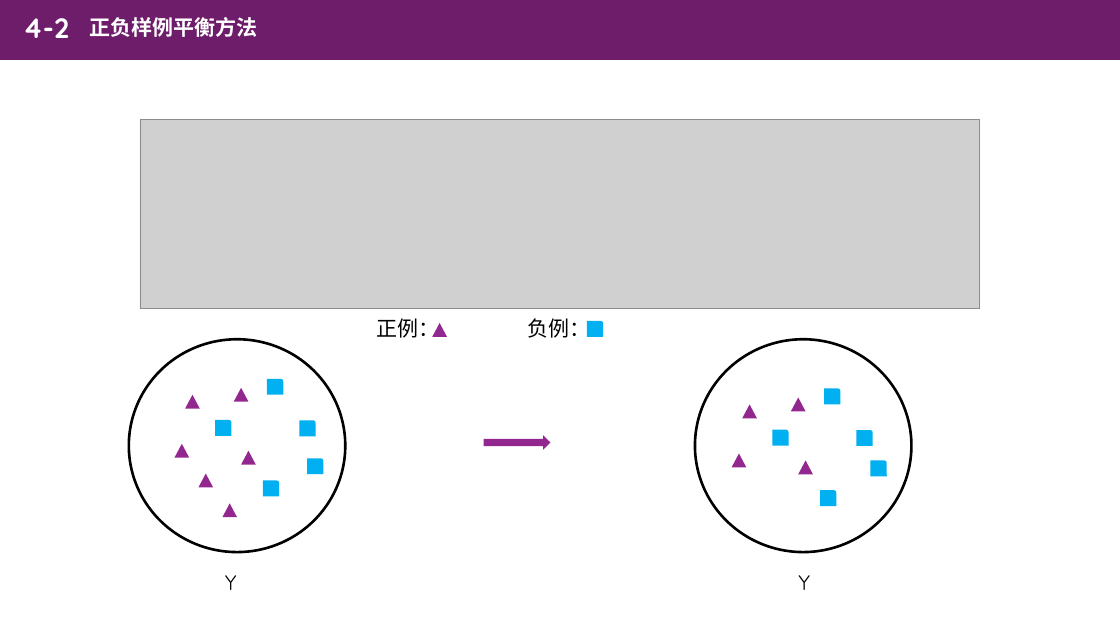
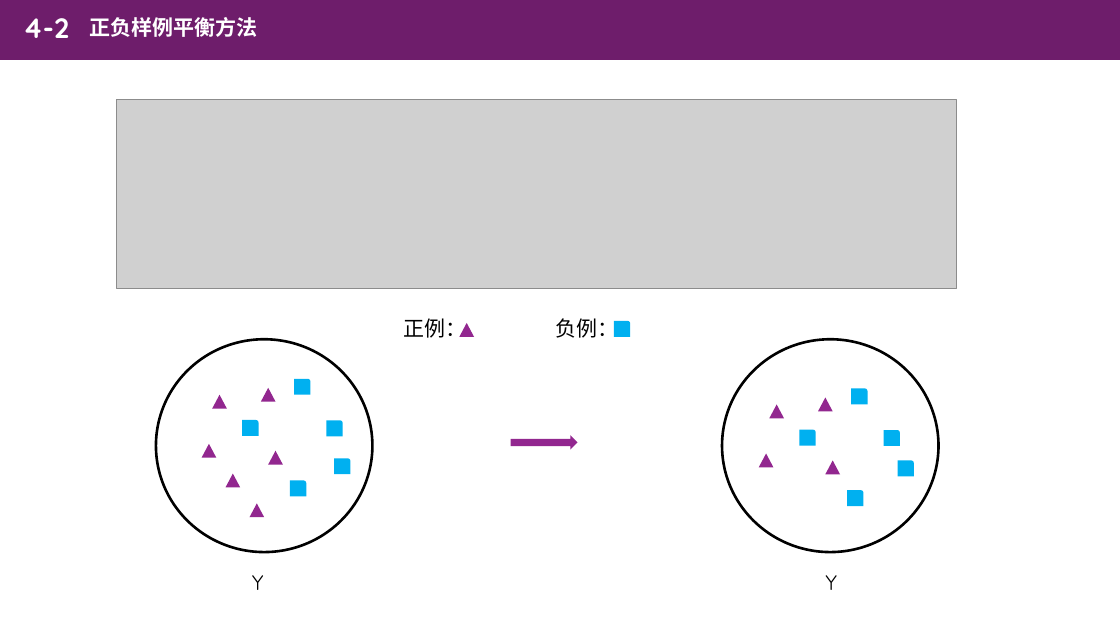
Before and after one commit to cuiods/DataRepository, a slide deck: slide 11 of Homework2/数据仓库报告.pptx (slide 10 before the commit). Drawn at 1120x630 pixels with LibreOffice and Linux fonts; fonts in the diff are those of the drawing; grey boxes stand for pictures. Boxes give left, top, right and bottom in pixels: in the first picture for what was removed or moved away, otherwise in the second. Text is boxed around its words. In the diff, an @@ line names an element or a change of style, - is before the commit and + after.

```diff
--- a/Homework2/数据仓库报告.pptx
+++ b/Homework2/数据仓库报告.pptx
@@ picture: place and size @@
-picture at box(140, 120, 981, 309)
+picture at box(117, 99, 957, 288)
@@ 8 triangles, 7 round rects, 4 texts, 1 right arrow, 1 ellipse: place and size @@
-8 triangles, 7 round rects, 4 texts, 1 right arrow, 1 ellipse at box(129, 318, 873, 590)
+8 triangles, 7 round rects, 4 texts, 1 right arrow, 1 ellipse at box(156, 318, 900, 590)
@@ 4 round rects, 3 triangles, 1 ellipse: place and size @@
-4 round rects, 3 triangles, 1 ellipse at box(185, 339, 912, 552)
+4 round rects, 3 triangles, 1 ellipse at box(213, 339, 939, 552)
```
Also in this commit, not shown: 6 other slides changed, 2 slides added, 1 other file.
